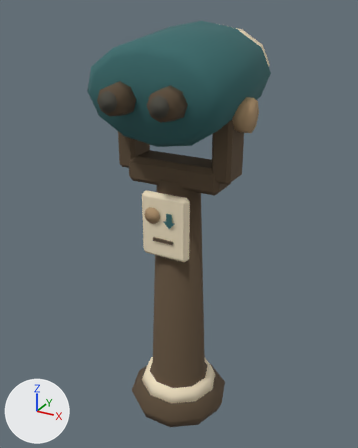
The glTF model assets/landmarks/_shared/street_kit/lookout_telescope.glb, before and after one commit.
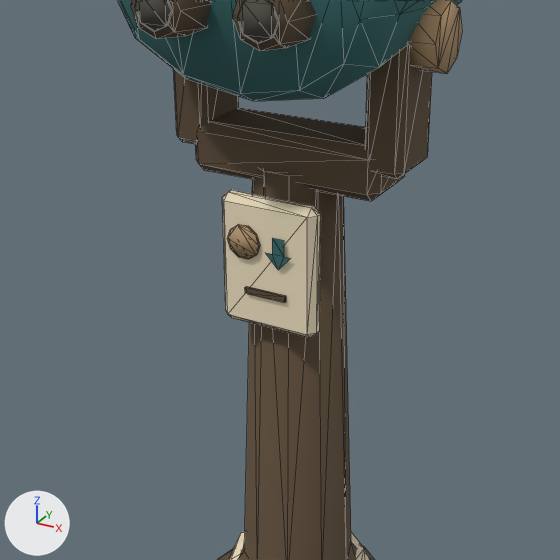
There are two pictures of each version: one whole from a 50 mm lens placed at (0.88, -1.598, 1.68), pointed at (-0.018, 0.034, 0.864), one close up on the part from 9% to 86% of the width and 22% to 83% of the height. The axes (+X, +Y, +Z) are drawn at lower left. The lights are the same throughout. The last two pictures show the newer version. The close-ups show mesh edges as thin lines. Vertices at exactly the same position are counted once.

The scene before the commit, as lines of its bpy script (objects in view):
```python
me_lookout_telescope_mobile = bpy.data.meshes.new('lookout_telescope_mobile')
me_lookout_telescope_mobile.from_pydata(...)  # 377 vertices, 681 faces; spans x -0.27..0.28, y -0.3..0.34, z 0.0..1.63
me_lookout_telescope_mobile.materials.append(mat_street_kit_matte_vertex_colour)
ob_lookout_telescope = bpy.data.objects.new('lookout_telescope', me_lookout_telescope_mobile)
ob_lookout_telescope.location = (0.0, 0.0, 0.0)
```
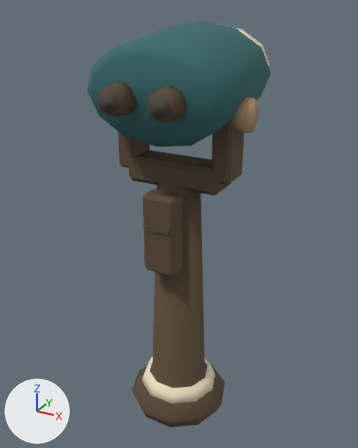
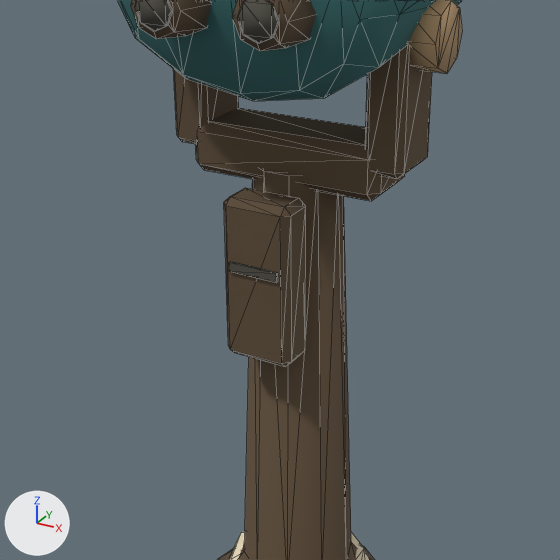
The change, as a list of edits to the scene's bpy script:
```text
Change me_lookout_telescope_mobile:
    used by ob_lookout_telescope; location = (0.0, 0.0, 0.0)
    remove me_lookout_telescope_mobile.from_pydata(...)  # 377 vertices, 681 faces; spans x -0.27..0.28, y -0.3..0.34, z 0.0..1.63
    add me_lookout_telescope_mobile.from_pydata(...)  # 350 vertices, 640 faces; spans x -0.27..0.28, y -0.3..0.34, z 0.0..1.63
    me_lookout_telescope_mobile part 1: the loose piece of 8 vertices spanning x -0.04..0.04, y -0.13..-0.12, z 0.85..0.86 is moved by (0.0, -0.04, 0.06)
    me_lookout_telescope_mobile part 2: the loose piece of 20 vertices spanning x -0.08..-0.01, y -0.13, z 0.92..0.99 is deleted
    me_lookout_telescope_mobile part 3: the loose piece of 7 vertices spanning x 0.0..0.06, y -0.13, z 0.92..0.98 is deleted
    me_lookout_telescope_mobile part 4: 44 kept faces spanning x -0.07..0.07, y -0.16..-0.09, z 0.73..1.05 get new vertex colours; the middle colour goes from beige #f0e1c2 to brown #5d4c38
    other edits to the shape of me_lookout_telescope_mobile do not show in these pictures
```

Boxes [x1, y1, x2, y2] around the edits, measured in the close-ups (560 x 560 px; the box of a moved part takes in the faces that stretch with it):
part 1 of me_lookout_telescope_mobile, moved or reshaped
    before: [245, 286, 286, 303]
    after: [229, 261, 278, 282]
part 2 of me_lookout_telescope_mobile, deleted (brown)
    before: [228, 224, 260, 259]
part 3 of me_lookout_telescope_mobile, deleted
    before: [266, 238, 291, 270]
part 4 of me_lookout_telescope_mobile, recoloured
    before: [222, 190, 321, 338]
    after: [224, 188, 306, 367]
